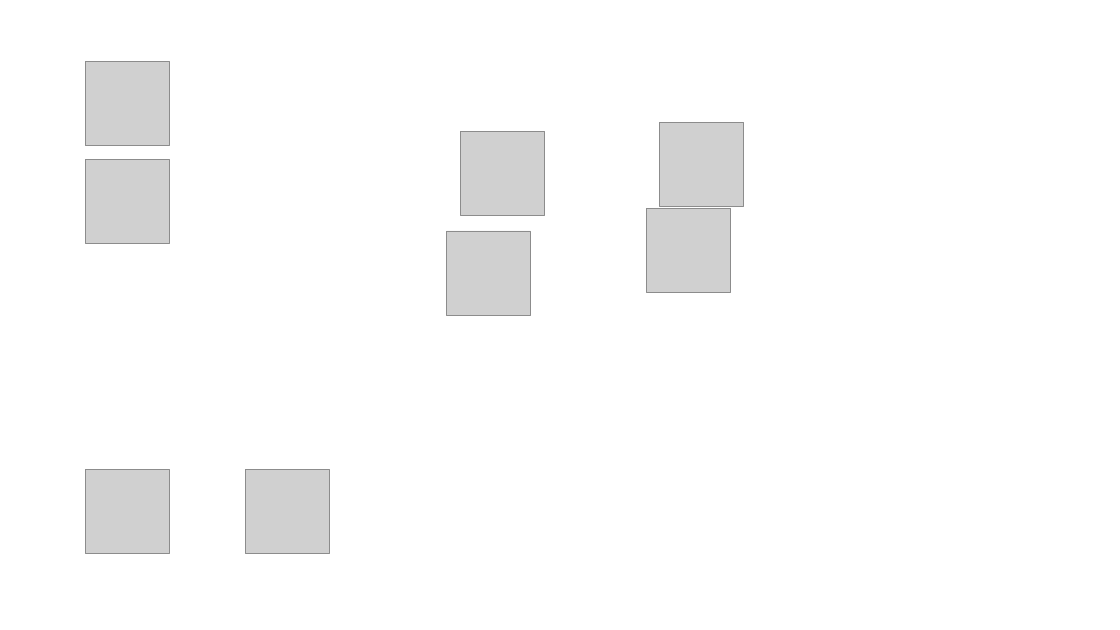
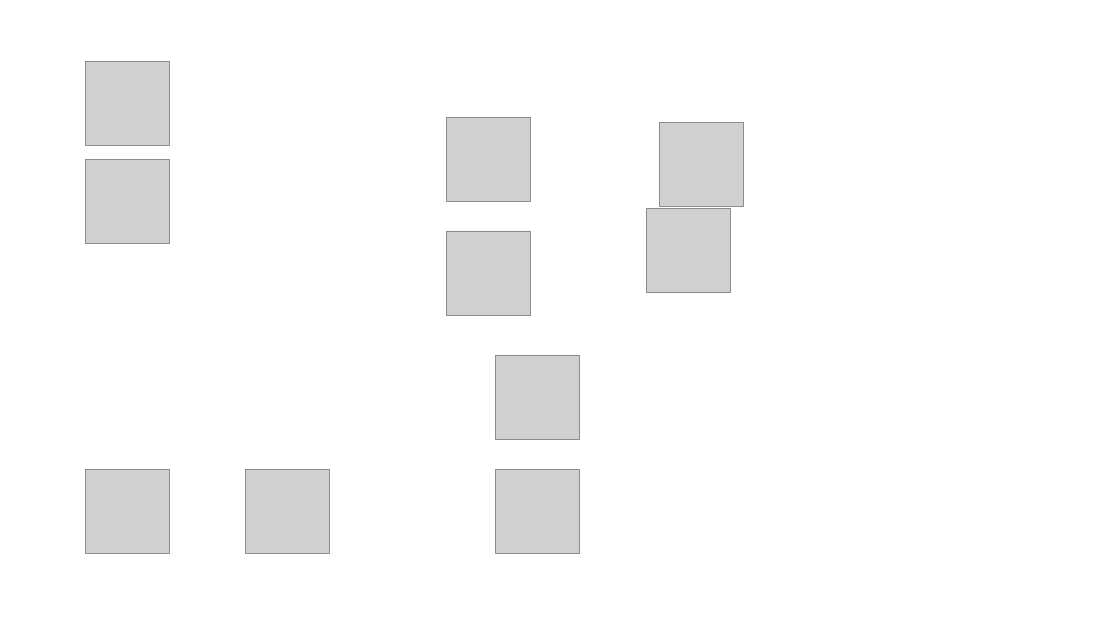
Before and after one commit to suttokoTaro/LorcanaCard, a slide deck: slide 27 of Assets/Documents_etc/アイコン作成.pptx. Drawn at 1120x630 pixels with LibreOffice and Linux fonts; fonts in the diff are those of the drawing; grey boxes stand for pictures. Boxes give left, top, right and bottom in pixels: in the first picture for what was removed or moved away, otherwise in the second. Text is boxed around its words. In the diff, an @@ line names an element or a change of style, - is before the commit and + after.

```diff
--- a/Assets/Documents_etc/アイコン作成.pptx
+++ b/Assets/Documents_etc/アイコン作成.pptx
@@ picture: place and size @@
-picture at (460, 131, 544, 215)
+picture at (447, 118, 531, 202)
@@ picture added at (496, 355, 580, 439) @@
@@ picture added at (496, 470, 580, 554) @@
```
Also in this commit, not shown: 10 other files.
